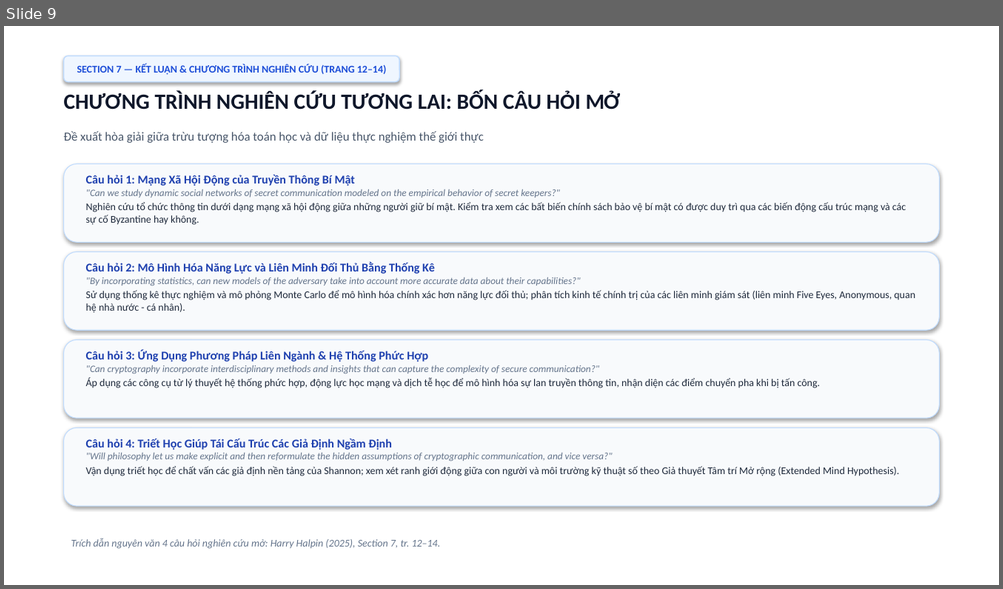
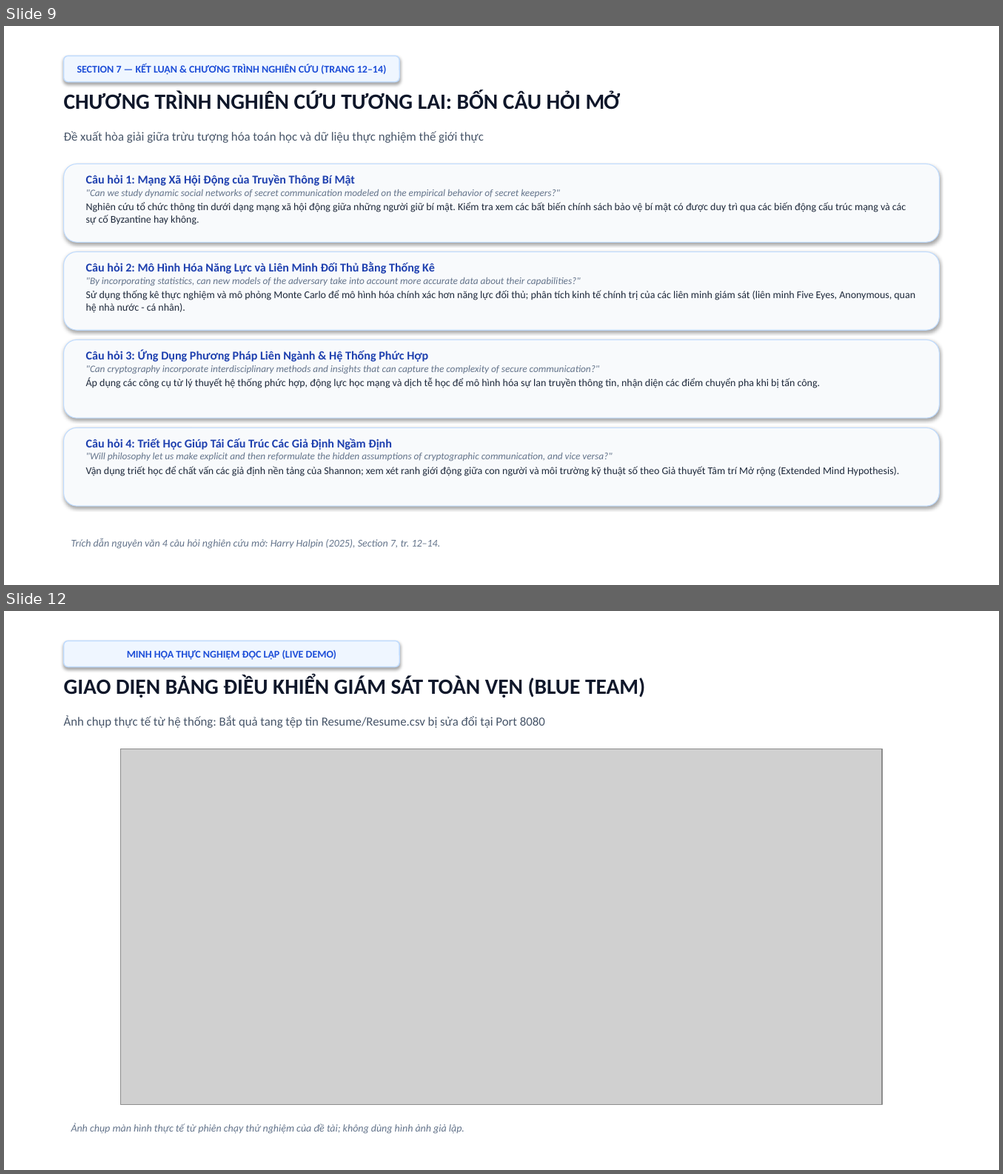
Before and after one commit to kietvo5924/ATBMHTTT_DT005_FileIntegrity, a slide deck: Bao_Cao_Giua_Ky_DT05_Final.pptx. Shown one above the other, each under a label of ours: slide 9 before the commit, slides 9 and 12 after it; the slides between them are not shown. The pictures are 1003x589 and 1003x1174 pixels, drawn with LibreOffice and Linux fonts; fonts in the diff are those of the drawing; grey boxes stand for pictures. Boxes give left, top, right and bottom in pixels: in the first picture for what was removed or moved away, otherwise in the second. Text is boxed around its words. In the diff, an @@ line names an element or a change of style, - is before the commit and + after.

```diff
--- a/Bao_Cao_Giua_Ky_DT05_Final.pptx
+++ b/Bao_Cao_Giua_Ky_DT05_Final.pptx
@@ slide 12 added at (4,611,999,1170), background #FFFFFF @@
@@ rectangle added at (4,611,999,1170), fill #FFFFFF @@
@@ rounded rectangle added at (64,641,399,667), fill #EFF6FF, outline #BFDBFE 1 pt, 10 pt, text #1D4ED8, bold @@
+MINH HỌA THỰC NGHIỆM ĐỘC LẬP (LIVE DEMO)
@@ text added at (64,675,645,698), 21 pt, text #0F172A, bold @@
+GIAO DIỆN BẢNG ĐIỀU KHIỂN GIÁM SÁT TOÀN VẸN (BLUE TEAM)
@@ text added at (64,716,545,728), 12 pt, text #475569 @@
+Ảnh chụp thực tế từ hệ thống: Bắt quả tang tệp tin Resume/Resume.csv bị sửa đổi tại Port 8080
@@ picture added at (121,749,882,1105) @@
@@ text added at (71,1123,464,1134), 10 pt, text #64748B, italic @@
+Ảnh chụp màn hình thực tế từ phiên chạy thử nghiệm của đề tài; không dùng hình ảnh giả lập.
```
Also in this commit, not shown: 7 slides changed, 1 slide removed, 8 other files.
